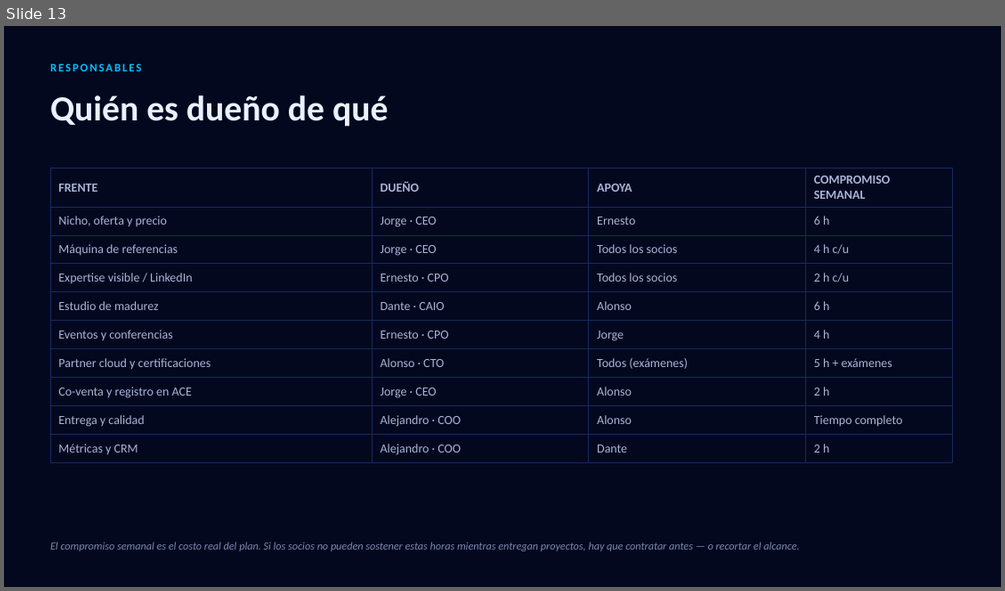
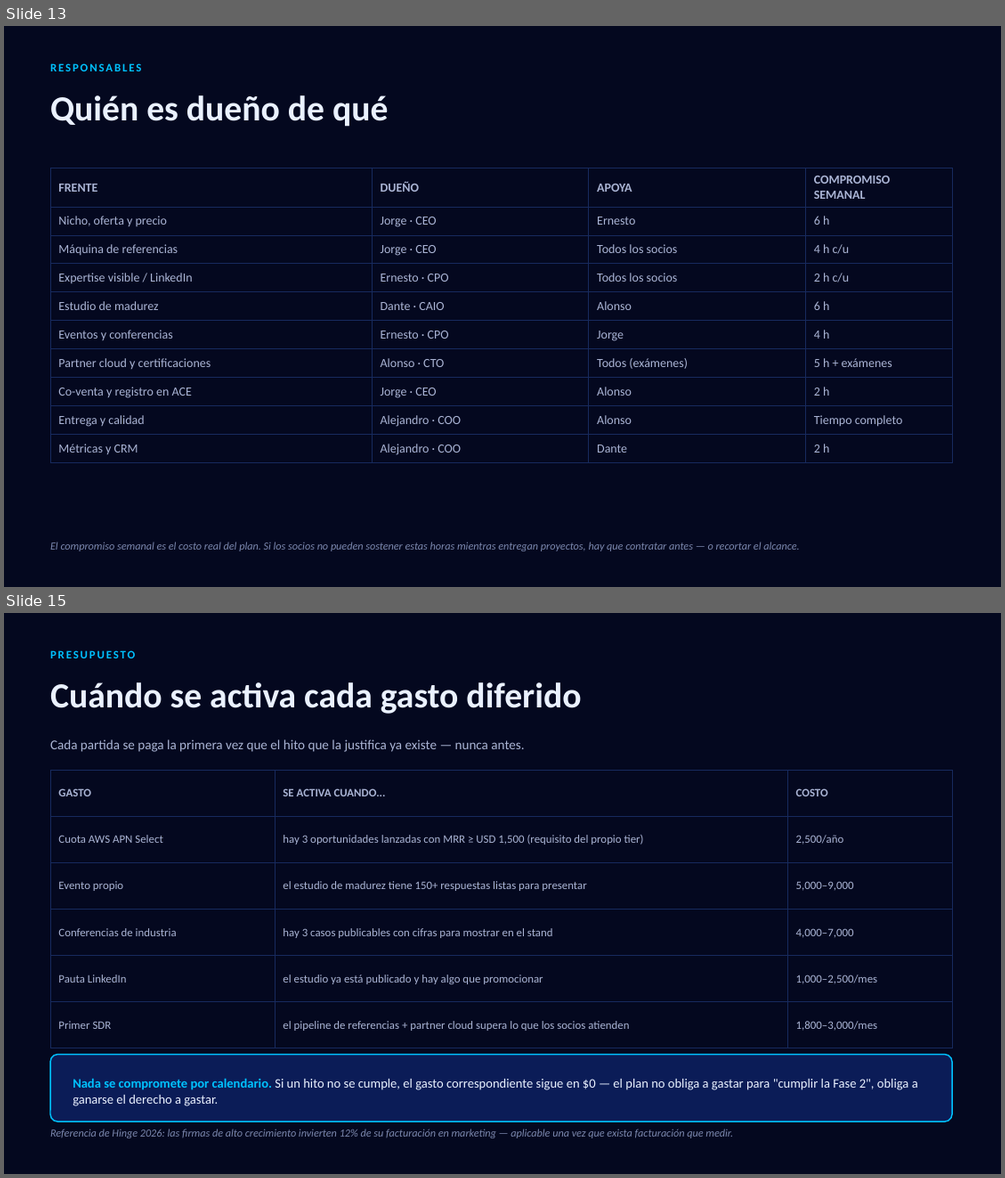
Before and after one commit to datarev-solutions/datarev-diagnostico, a slide deck: docs/plan-crecimiento-datarev.pptx. Shown one above the other, each under a label of ours: slide 13 before the commit, slides 13 and 15 after it; the slides between them are not shown. The pictures are 1005x591 and 1005x1178 pixels, drawn with LibreOffice and Linux fonts; fonts in the diff are those of the drawing. Boxes give left, top, right and bottom in pixels: in the first picture for what was removed or moved away, otherwise in the second. Text is boxed around its words. In the diff, an @@ line names an element or a change of style, - is before the commit and + after.

Commit message:
docs: rework budget to near-zero for a starting consultancy
Split the budget into what's crucial and free-or-near-free today (Fases 0-1:
~$0-100/mes + ~$700-1,300 in exam fees) versus what's real money deferred
to a milestone-gated future (event, conference, paid ads, SDR — all $0 until
the milestone that justifies them actually exists). Added a slide mapping
each deferred expense to its specific trigger, so nothing is committed by
calendar. Also noted AWS Activate's free certification exam vouchers as a
way to cut the one real cost further, with an honest caveat that startup-
credit eligibility for a services consultancy (vs. a SaaS company) isn't
guaranteed. HTML and PPTX both now at 18 slides, synced and visually QA'd.

```diff
--- a/docs/plan-crecimiento-datarev.pptx
+++ b/docs/plan-crecimiento-datarev.pptx
@@ slide 15 added at (4,613,1001,1174), background #04081F @@
@@ text added at (50,650,135,658), 11 pt, text #00C2FF, bold @@
+PRESUPUESTO
@@ text added at (50,682,581,714), 34 pt, text #EAF1FF, bold @@
+Cuándo se activa cada gasto diferido
@@ text added at (50,739,524,752), 13 pt, text #AAB4D4 @@
+Cada partida se paga la primera vez que el hito que la justifica ya existe — nunca antes.
@@ table added at (50,770,952,1034), 6 rows, 3 columns @@
+GASTO | SE ACTIVA CUANDO... | COSTO
+Cuota AWS APN Select | hay 3 oportunidades lanzadas con MRR ≥ USD 1,500 (requisito del propio tier) | 2,500/año
+Evento propio | el estudio de madurez tiene 150+ respuestas listas para presentar | 5,000–9,000
+Conferencias de industria | hay 3 casos publicables con cifras para mostrar en el stand | 4,000–7,000
+Pauta LinkedIn | el estudio ya está publicado y hay algo que promocionar | 1,000–2,500/mes
+Primer SDR | el pipeline de referencias + partner cloud supera lo que los socios atienden | 1,800–3,000/mes
@@ rounded rectangle added at (50,1054,952,1121), fill #0B1C57, outline #00C2FF 1.25 pt @@
@@ text added at (73,1078,918,1106), 12.5 pt, text #EAF1FF @@
+Nada se compromete por calendario. Si un hito no se cumple, el gasto correspondiente sigue en $0 — el plan no obliga a gastar para "cumplir la Fase 2", obliga a ganarse el derecho a gastar.
@@ text added at (50,1128,733,1138), 10.5 pt, text #7B87AD, italic @@
+Referencia de Hinge 2026: las firmas de alto crecimiento invierten 12% de su facturación en marketing — aplicable una vez que exista facturación que medir.
```
Also in this commit, not shown: 1 other slide added, 1 slide removed, 2 other files.
